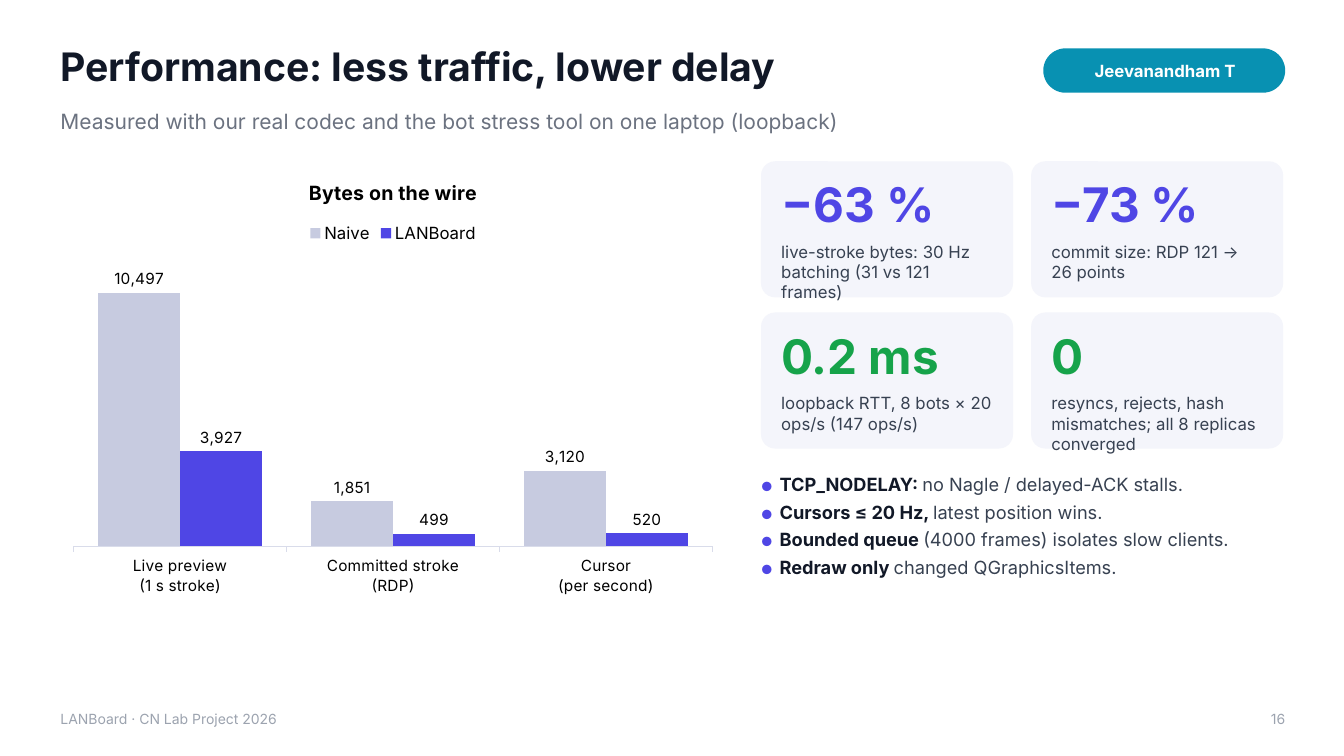
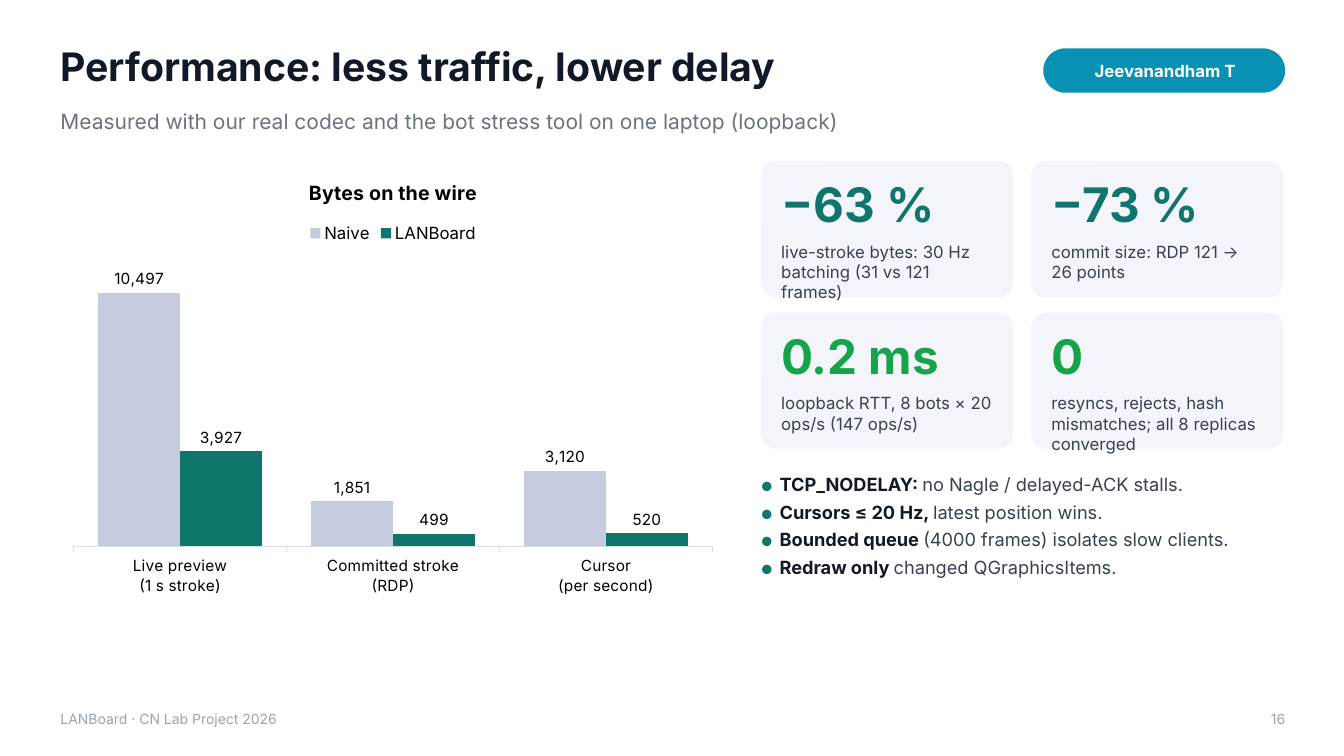
Before and after one commit to YashvanthSankar/cn-course-project, a slide deck: slide 16 of docs/LANBoard_Presentation.pptx. Drawn at 1344x756 pixels with LibreOffice and Linux fonts; fonts in the diff are those of the drawing. Boxes give left, top, right and bottom in pixels: in the first picture for what was removed or moved away, otherwise in the second. Text is boxed around its words. In the diff, an @@ line names an element or a change of style, - is before the commit and + after.

Commit message:
ui+docs: flat teal and amber brand, no purple gradients
- theme: deep-teal accent (#0f766e light, #14a090 dark) and amber second
  colour; primary/danger buttons, chat bubbles, active tool, sliders and
  the Network header are flat colours; accent_gradient() is now a flat brush
- logo and macOS icon: flat teal tile, white squiggle, amber node
- connect dialog hero: flat deep-teal panel
- PDF styles, all diagrams and the deck recoloured the same way; the
  22 screenshots retaken from the real app; PDF and PPTX rebuilt
- test_dashboard: do the op-rate check before cutting bob's connection
  (it stalled only on the macOS CI runner) and report the bot's queue
  if it ever does not settle

```diff
--- a/docs/LANBoard_Presentation.pptx
+++ b/docs/LANBoard_Presentation.pptx
@@ column chart at [60,161,726,605] @@
@@ colour of LANBoard #4F46E5 to #0F766E @@
@@ text "−63 %" at [781,187,875,223]: text colour #4F46E5 to #0F766E @@
@@ text "−73 %" at [1051,187,1139,223]: text colour #4F46E5 to #0F766E @@
@@ text "● TCP_NODELAY: no Nagle / ..." at [780,477,1229,578]: text colour #4F46E5 to #0F766E in "●", "●", "●", "●" @@
```
Also in this commit, not shown: 21 other slides changed, 39 other files.
